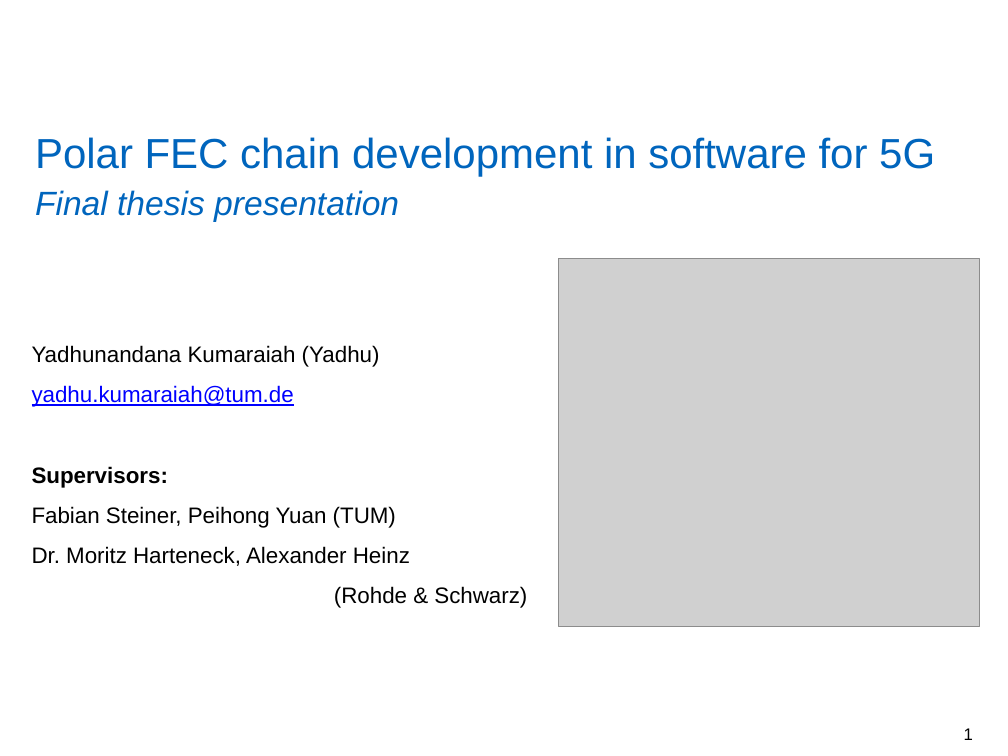
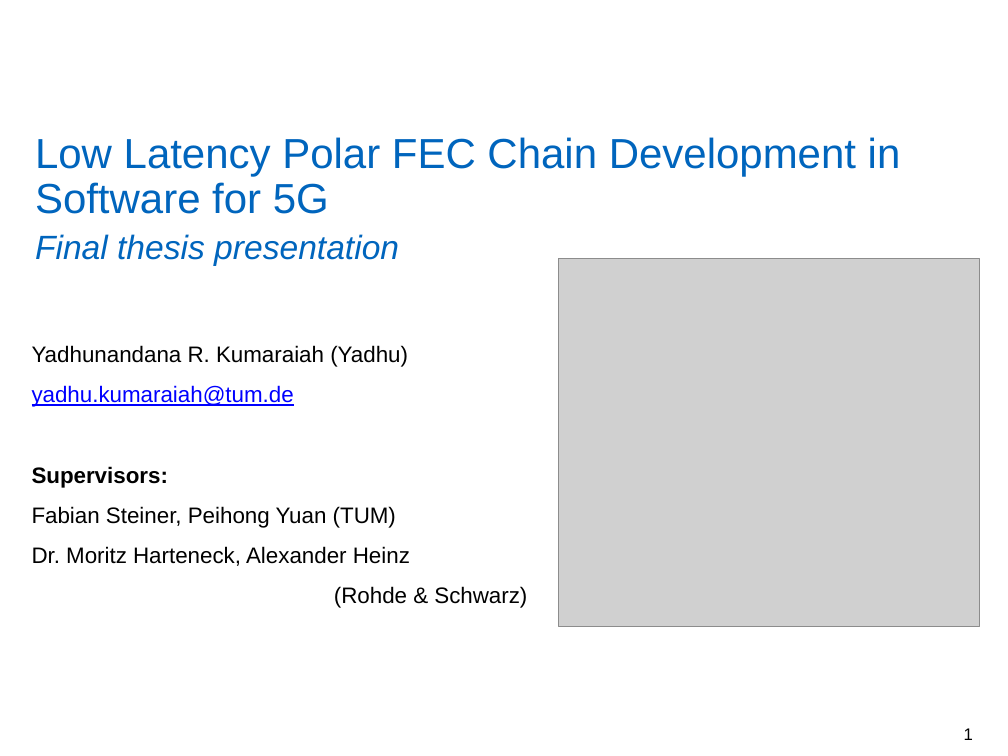
Before and after one commit to yadhu1961/thesis_5GPolorCodes, a slide deck: slide 1 of final_presentation/finalPpt1.4.pptx. Drawn at 1008x756 pixels with LibreOffice and Linux fonts; fonts in the diff are those of the drawing; grey boxes stand for pictures; background and template pictures are left out. Boxes give left, top, right and bottom in pixels: in the first picture for what was removed or moved away, otherwise in the second. Text is boxed around its words. In the diff, an @@ line names an element or a change of style, - is before the commit and + after.

```diff
--- a/final_presentation/finalPpt1.4.pptx
+++ b/final_presentation/finalPpt1.4.pptx
@@ title at (x1=35, y1=137, x2=901, y2=266): text changed @@
-Polar FEC chain development in software for 5G
-Final thesis presentation
+Low Latency Polar FEC Chain Development in Software for 5G
+Final thesis presentation
@@ text at (x1=32, y1=345, x2=408, y2=367): text changed @@
-Yadhunandana Kumaraiah (Yadhu)
+Yadhunandana R. Kumaraiah (Yadhu)
```
Also in this commit, not shown: 6 other files.
